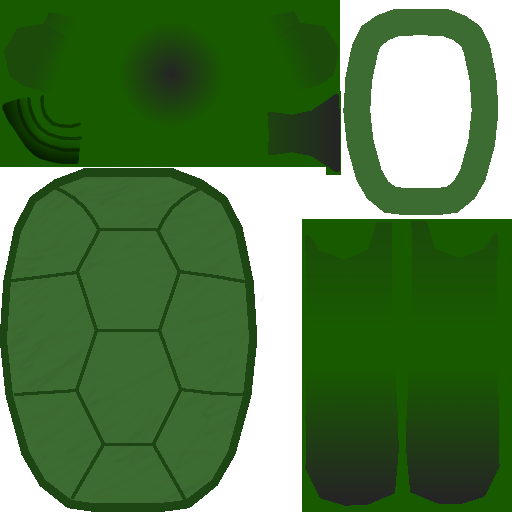
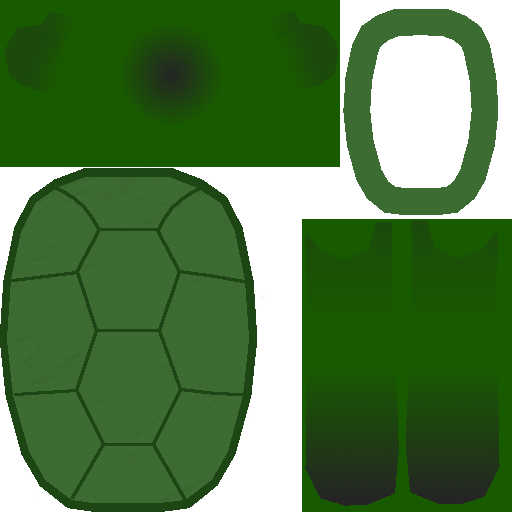
Revision of a layered 512x512 image; what changed, layer by layer:
painted on "torso_shading" over (x1=267, y1=94, x2=340, y2=172)
renamed "Tail detail" to "Foot", hid it, opacity 38% → 100%, painted on it over (x1=2, y1=91, x2=341, y2=175)
painted on "raph_skintone" over (x1=2, y1=91, x2=341, y2=175)
painted on "torso_outline" over (x1=5, y1=96, x2=338, y2=170)
